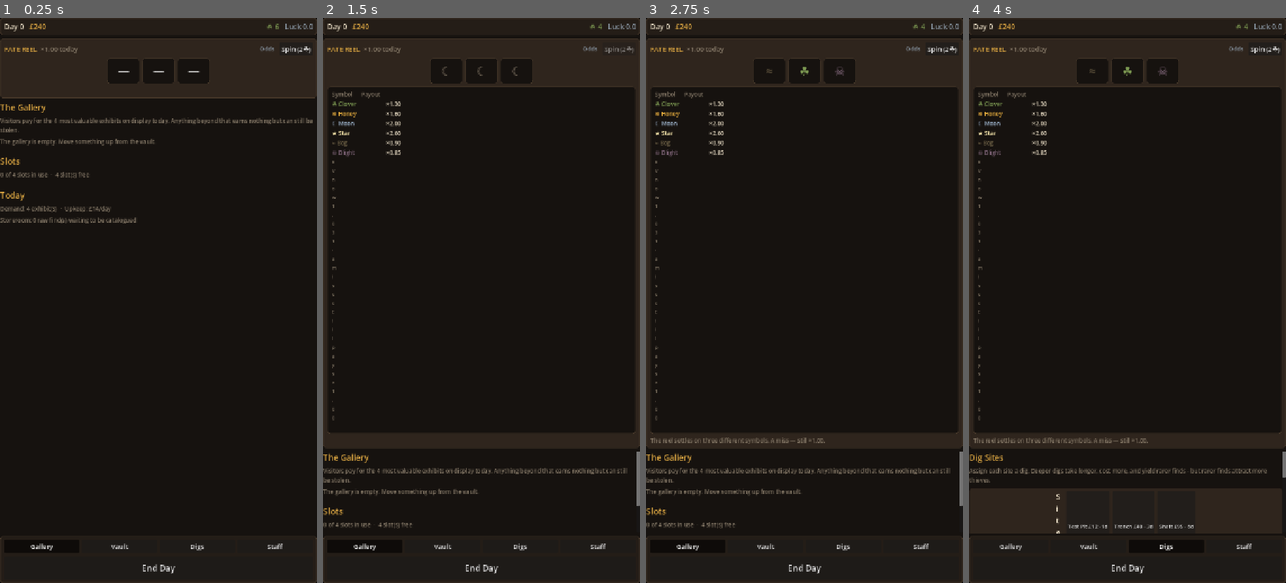
Above: before the commit, frames 1-4 (left to right).
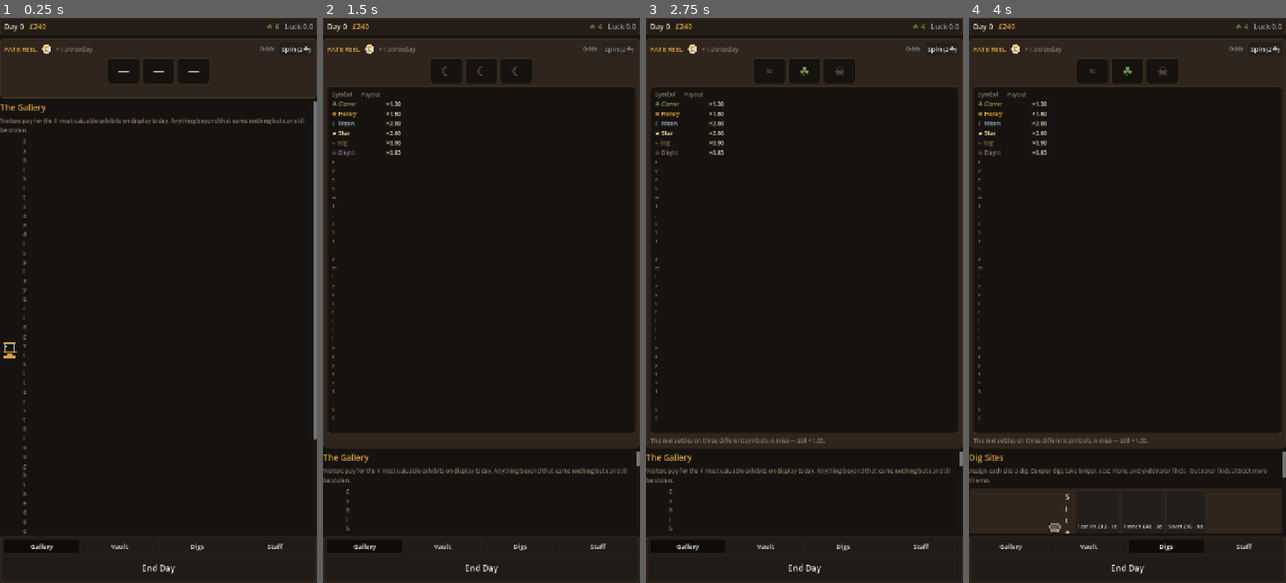
Above: after the commit, the same moments.

Repository: TheSolai/sidhe-and-stone
Game: Godot game, scene res://src/main.tscn
Same seed, same stepped clock (60 frames per second), same inputs: the game is played once before the commit and once after it.
Inputs:
- Up to frame 1 (0.25 s): no input
- Up to frame 2 (1.5 s): click "Odds" at 0.5 s; click "Spin (2☘)" at 1.25 s
- Up to frame 3 (2.75 s): click "Gallery" at 2 s
- Up to frame 4 (4 s): click "Vault" at 2.75 s; click "Digs" at 3.5 s

The runs differ from the first frame. In frame 1, 2.0% of the frame differs, in the area x 0-100%, y 4-92%; in frame 2, 0.6%; in frame 3, 0.6%; in frame 4, 0.4%.

Commit message:
Sidhe & Stone: pxl-native sprite pipeline with final art set
Confirms https://github.com/uilianks/pxl as the authoritative upstream for
the vendored pxl tool: tools/pxl/src and tools/pxl/bin are byte-identical
to upstream main (ce07313), same 0.1.0 version.

Art pipeline decision: pxl output is drawn ON the pixel grid, so it is
already grid-native with binary alpha and a fixed palette. Sprite Fusion
Pixel Snapper RESAMPLES pxl-native art rather than snapping it - measured
an 18x18 sprite shrinking to 13x14 and altering opaque pixels even when
handed the exact source palette. That destroyed hand-placed detail (the
relic's engraved cross, the clay pot's neck, the curator's magnifier).
The snapper therefore stays on the raster path in ai/art_pipeline.py,
where a rendered image genuinely needs grid-fitting before being traced
back into pxl source.

Eight slice sprites regenerated against the vision critique with one shared
UI palette, real silhouettes and readable detail. Verified via contact
sheet review: all eight read as their subjects, palette drift low, no
noise pixels.

- ai/regen_sprites.py: reproducible build+stage, byte-identical output
- ai/contact_sprites.py: contact sheet regeneration
- ai/briefs_slice.json: generation briefs
- assets/sprites/: eight final sprites staged for Godot
- src/main.gd: sprite comments corrected

Godot import clean; ui_smoke.gd 37 checks, 0 failures.

Diff:
--- /dev/null
+++ b/ai/briefs_slice.json
@@ -0,0 +1,58 @@
+[
+  {
+    "name": "artefact_rubble",
+    "subject": "a chunky grey fieldstone, roughly hewn, sitting on the ground",
+    "size": 16,
+    "colors": 6,
+    "detail": "One hero object, centred. Irregular angular stone with a couple of chips. Two tones of grey plus a dark outline. The silhouette must read as 'rough stone'."
+  },
+  {
+    "name": "artefact_clay",
+    "subject": "a small hand-thrown clay pot with a narrow neck and a round belly",
+    "size": 16,
+    "colors": 6,
+    "detail": "One hero object, centred. A simple vessel shape. Warm terracotta with a lighter highlight band on one side and a dark outline. The silhouette must read as 'pot'."
+  },
+  {
+    "name": "artefact_relic",
+    "subject": "a small carved stone brooch or idol face with two eyes",
+    "size": 16,
+    "colors": 7,
+    "detail": "One hero object, centred. A roughly carved face or brooch shape. Cool grey-green stone with two darker eye pixels. The silhouette must read as 'carved face'."
+  },
+  {
+    "name": "artefact_crown",
+    "subject": "a small ancient gold crown or torc with three points",
+    "size": 16,
+    "colors": 7,
+    "detail": "One hero object, centred. Three distinct points, a band across the bottom, a jewel pixel in the centre. Warm gold with a bright highlight. The silhouette must read as 'crown'."
+  },
+  {
+    "name": "dig_site",
+    "subject": "an archaeological dig site: a rectangular pit of dark earth with a spoil heap beside it",
+    "size": 24,
+    "colors": 8,
+    "detail": "A small scene, not a single object. The pit is a dark open rectangle seen slightly from above, with a mound of lighter dug earth beside it and a tiny wooden marker stake. Keep it to 3 distinct shapes."
+  },
+  {
+    "name": "curator",
+    "subject": "a small friendly curator fairy, the size of a hand, wearing a tiny coat and holding a magnifier",
+    "size": 16,
+    "colors": 8,
+    "detail": "One character, centred, facing the viewer. A tiny figure with a distinct head, body and a magnifier held to one side. Gaps between head and body so the silhouette reads."
+  },
+  {
+    "name": "gallery_case",
+    "subject": "an empty museum display case: a wooden base, a glass box and a small brass label plate",
+    "size": 24,
+    "colors": 8,
+    "detail": "One object, centred. A rectangular base, a transparent-looking box drawn as a light outline only, and a tiny plaque. Leave the middle EMPTY - the case holds artefacts later."
+  },
+  {
+    "name": "reel_wheel",
+    "subject": "a wooden fortune-teller wheel with six spokes and a small brass hub",
+    "size": 24,
+    "colors": 8,
+    "detail": "One object, centred, seen face-on. A ring with six spokes radiating from a small hub. The ring and spokes are separate shapes with gaps between them."
+  }
+]
--- a/src/main.gd
+++ b/src/main.gd
@@ -37,6 +37,19 @@
 
 const GRADE_ORDER := ["crown", "relic", "clay", "rubble"]
 
+## Generated pixel art lives in assets/sprites. Every one of these was drawn
+## as code with pxl - which means it IS the pixel grid, with binary alpha and
+## a fixed palette - and checked against a rendered ASCII grid before it was
+## allowed near the UI. See ai/regen_sprites.py for the reproducible build.
+const SPRITE_DIR := "res://assets/sprites/"
+
+const GRADE_SPRITE := {
+	"crown": "artefact_crown",
+	"relic": "artefact_relic",
+	"clay": "artefact_clay",
+	"rubble": "artefact_rubble",
+}
+
 const SYMBOL_STYLE := {
 	"clover": {"glyph": "☘", "col": Color("7d9a52"), "name": "Clover"},
 	"honey": {"glyph": "❋", "col": Color("e0a83c"), "name": "Honey"},
@@ -155,6 +168,8 @@
 	title.add_theme_font_size_override("font_size", 15)
 	head.add_child(title)
 
+	head.add_child(_icon("reel_wheel", 26))
+
 	_lbl_payout = Label.new()
 	_lbl_payout.text = "×1.00"
 	_lbl_payout.add_theme_color_override("font_color", COL_CREAM)
@@ -337,6 +352,13 @@
 		% state.demand()
 		+ "Anything beyond that earns nothing but can still be stolen."))
 
+	var case_row := HBoxContainer.new()
+	case_row.add_theme_constant_override("separation", 8)
+	case_row.add_child(_icon("gallery_case", 44))
+	case_row.add_child(_label("Exhibits on display bring visitors through the door.",
+		COL_DIM, 13))
+	_content.add_child(case_row)
+
 	var gallery := state.gallery_counts()
 	var any := false
 	for grade in GRADE_ORDER:
@@ -346,6 +368,7 @@
 		any = true
 		var card := _card(GRADE_COL[grade])
 		var row := _card_row(card)
+		row.add_child(_icon(GRADE_SPRITE[grade], 34))
 		row.add_child(_label("%s  %s" % [grade.capitalize(), "×%d" % n],
 			GRADE_COL[grade], 17))
 		row.add_child(_spacer(8, 0))
@@ -392,6 +415,7 @@
 		any = true
 		var card := _card(GRADE_COL[grade])
 		var row := _card_row(card)
+		row.add_child(_icon(GRADE_SPRITE[grade], 34))
 		row.add_child(_label("%s  ×%d" % [grade.capitalize(), n], GRADE_COL[grade], 17))
 		row.add_child(_spacer(8, 0))
 		row.add_child(_label("£%d/day each" % state.exhibit_value(grade), COL_DIM, 13))
@@ -434,6 +458,7 @@
 		var running := state.dig_in_progress(i)
 		var card := _card(COL_PANEL_HI)
 		var row := _card_row(card)
+		row.add_child(_icon("dig_site", 34))
 		row.add_child(_label("Site %d" % (i + 1), COL_CREAM, 17))
 
 		if not running.is_empty():
@@ -494,6 +519,8 @@
 		var cost := state.upgrade_cost(kind)
 		var card := _card(COL_PANEL_HI)
 		var row := _card_row(card)
+		if kind == "curator":
+			row.add_child(_icon("curator", 30))
 		row.add_child(_label("%s  (owned %d)" % [r[1], state.upgrade_count(kind)],
 			COL_CREAM, 16))
 		row.add_child(_spacer(4, 0))
@@ -643,6 +670,23 @@
 	return c
 
 
+## A generated sprite as a UI icon.
+##
+## The textures are tiny (13-23 px) and must stay crisp, so the filter is
+## NEAREST and the texture is scaled by the layout rather than resampled.
+func _icon(file: String, px: int = 40) -> TextureRect:
+	var tr := TextureRect.new()
+	var path := SPRITE_DIR + file + ".png"
+	if ResourceLoader.exists(path):
+		tr.texture = load(path)
+	tr.texture_filter = CanvasItem.TEXTURE_FILTER_NEAREST
+	tr.expand_mode = TextureRect.EXPAND_IGNORE_SIZE
+	tr.stretch_mode = TextureRect.STRETCH_KEEP_ASPECT_CENTERED
+	tr.custom_minimum_size = Vector2(px, px)
+	tr.mouse_filter = Control.MOUSE_FILTER_IGNORE
+	return tr
+
+
 func _panel_style(col: Color) -> StyleBoxFlat:
 	var s := StyleBoxFlat.new()
 	s.bg_color = col
Binary file added: art/contact_sheet.png
Not shown, added: art/contact_sheet.png.import
Binary file added: assets/sprites/artefact_clay.png
Not shown, added: assets/sprites/artefact_clay.png.import
Binary file added: assets/sprites/artefact_crown.png
Not shown, added: assets/sprites/artefact_crown.png.import
Binary file added: assets/sprites/artefact_relic.png
Not shown, added: assets/sprites/artefact_relic.png.import
Binary file added: assets/sprites/artefact_rubble.png
Not shown, added: assets/sprites/artefact_rubble.png.import
Binary file added: assets/sprites/curator.png
Not shown, added: assets/sprites/curator.png.import
(and 6 more such lines)
